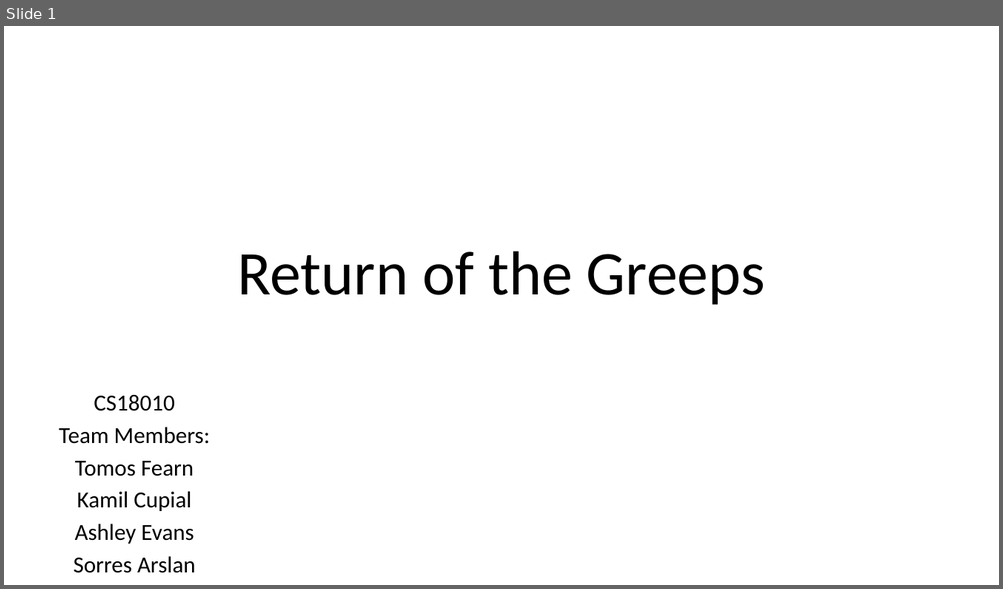
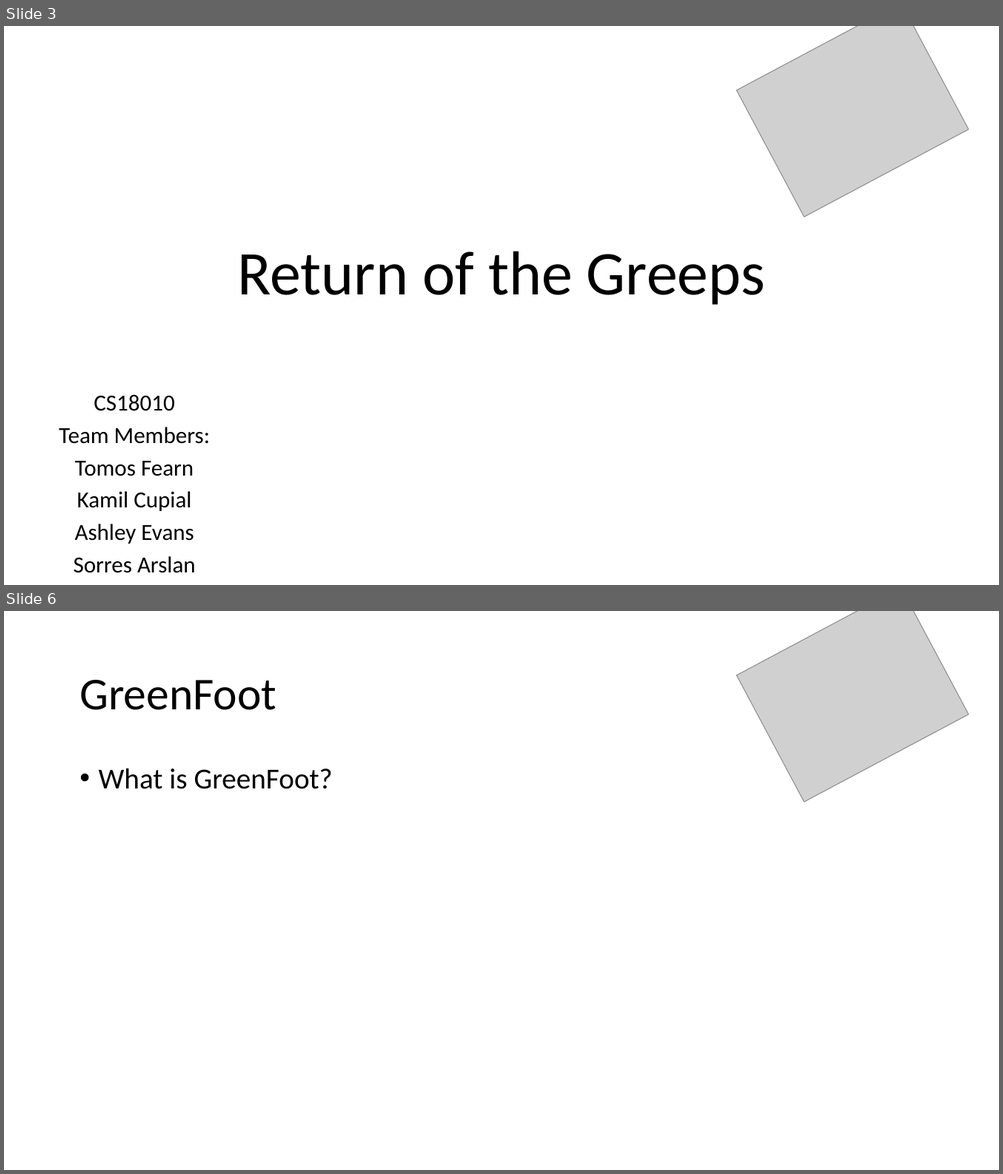
Before and after one commit to tomosfearn/cs18010-presentation, a slide deck: cs18010-presentation-slides.pptx. Shown one above the other, each under a label of ours: slide 1 before the commit, slides 3 and 6 after it; the slides between them are not shown. The pictures are 1003x589 and 1003x1174 pixels, drawn with LibreOffice and Linux fonts; fonts in the diff are those of the drawing; grey boxes stand for pictures. Boxes give left, top, right and bottom in pixels: in the first picture for what was removed or moved away, otherwise in the second. Text is boxed around its words. In the diff, an @@ line names an element or a change of style, - is before the commit and + after.

```diff
--- a/cs18010-presentation-slides.pptx
+++ b/cs18010-presentation-slides.pptx
@@ slide 6 added at (4,611,999,1170), background #FFFFFF @@
@@ picture added at (736,611,968,803) @@
@@ title added at (79,680,276,710), 44 pt, text #000000 @@
+GreenFoot
@@ text added at (99,768,333,789), 28 pt, text #000000 @@
+• What is GreenFoot?
@@ what was slide 1 is now slide 3 @@
@@ slide 3 changed as well @@
@@ picture added at (736,26,968,218) @@
```
Also in this commit, not shown: 10 other slides added, 1 slide removed.
